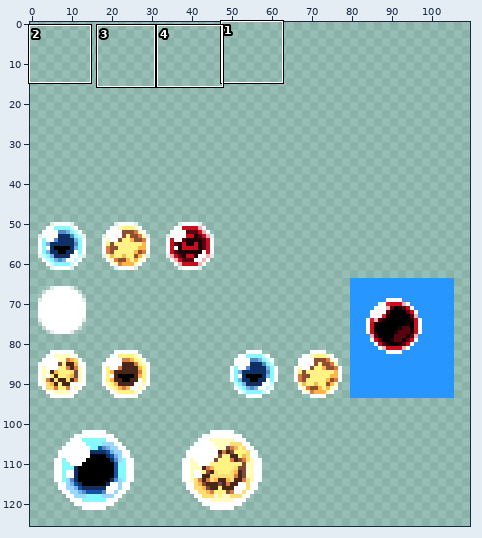
Sprite sheet, stored at Leore/Content/orb.png. The first picture is a wide view before the edit; the outline marks the close-up.
Close-up. First the earlier version:
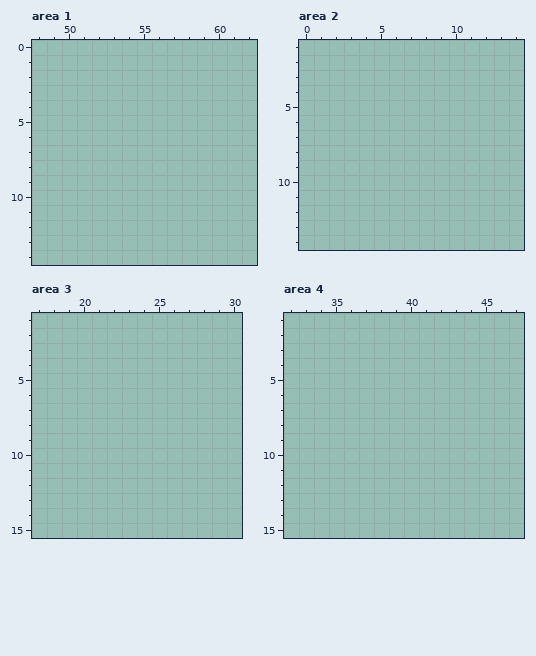
The file is 128x128 pixels. Colours within 5 levels of each other are drawn and written as one. Shown: area 1: x 48..62, y 0..14; area 2: x 0..14, y 1..14; area 3: x 17..30, y 1..15; area 4: x 32..47, y 1..15. The old version is drawn lined up with the new one. The wide view leaves out empty margins. The commit also changed other parts of the picture, which this record leaves out.
The same view after the edit:
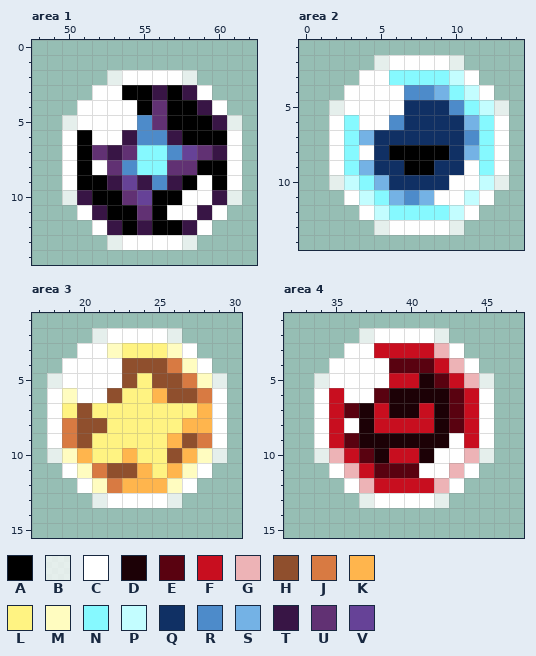
Palette (. is transparent): A #000000  B #ffffffbf  C #ffffff  D #1c0106  E #590210  F #c80e1f  G #edb3b6  H #8f4f2d  J #d87a42  K #ffb54d  L #fff382  M #fffcc0  N #86f9ff  P #c3fdff  Q #103064  R #4d8bca  S #74b2e5  T #381545  U #613173  V #664297
Diff:
whole drawing moved by +0,+48 (the old picture is shown already moved)
Changed rows in their new state; - is an unchanged pixel.
Area 1:
first column x 50:
 2 ---BCCCCB---
 3 --CCAATATC--
 4 -CCCCAUAATC-
 5 BCCCCRUAAATB
 6 CACCTRRTAAAC
 7 CAUTUNNRVUTC
 8 CACURNNUUAAC
 9 CAATVTRTACAC
10 BTAAUVAACCTB
11 -CTAAUACCTC-
12 --CTATAATC--
13 ---BCCCCB---
Area 2:
first column x 2:
 2 ---BCCCCB---
 3 --CCNNNNPC--
 4 -CCCCRRSNPC-
 5 BCCCCQQQRNPB
 6 CNCCRQQQQSNC
 7 CNSQQQQQQRNC
 8 CNCQAAAAQSNC
 9 CNSQQAAQQCNC
10 BPNSQQQQCCPB
11 -CPNSRSCCPC-
12 --CPNNNNPC--
13 ---BCCCCB---
Area 3:
first column x 18:
 2 ---BCCCCB---
 3 --CCMLLLMC--
 4 -CCCCHHHJMC-
 5 BCCCCHLHHJMB
 6 CMCCHLLKHHJC
 7 CLHLLLLLLLKC
 8 CJHHLLLLLKKC
 9 CJHLLLLLKHJC
10 BMKLLKLLHKMB
11 -CMJHHKLKMC-
12 --CMJKKKMC--
13 ---BCCCCB---
Area 4:
first column x 34:
 2 ---BCCCCB---
 3 --CCFFFFGC--
 4 -CCCCEEEFGC-
 5 BCCCCFFDEFGB
 6 CFCCEDDDDEFC
 7 CFEDFDDFDEFC
 8 CFCDFFFFDEFC
 9 CFEDDDDDDCFC
10 BGFEDFFDCCGB
11 -CGFEEECCGC-
12 --CGFFFFGC--
13 ---BCCCCB---
Pixel boxes of the changes (left, top, right, bottom) in both close-ups:
added: (62, 70, 242, 250)
added: (329, 55, 509, 235)
added: (47, 328, 227, 508)
added: (314, 328, 494, 508)
